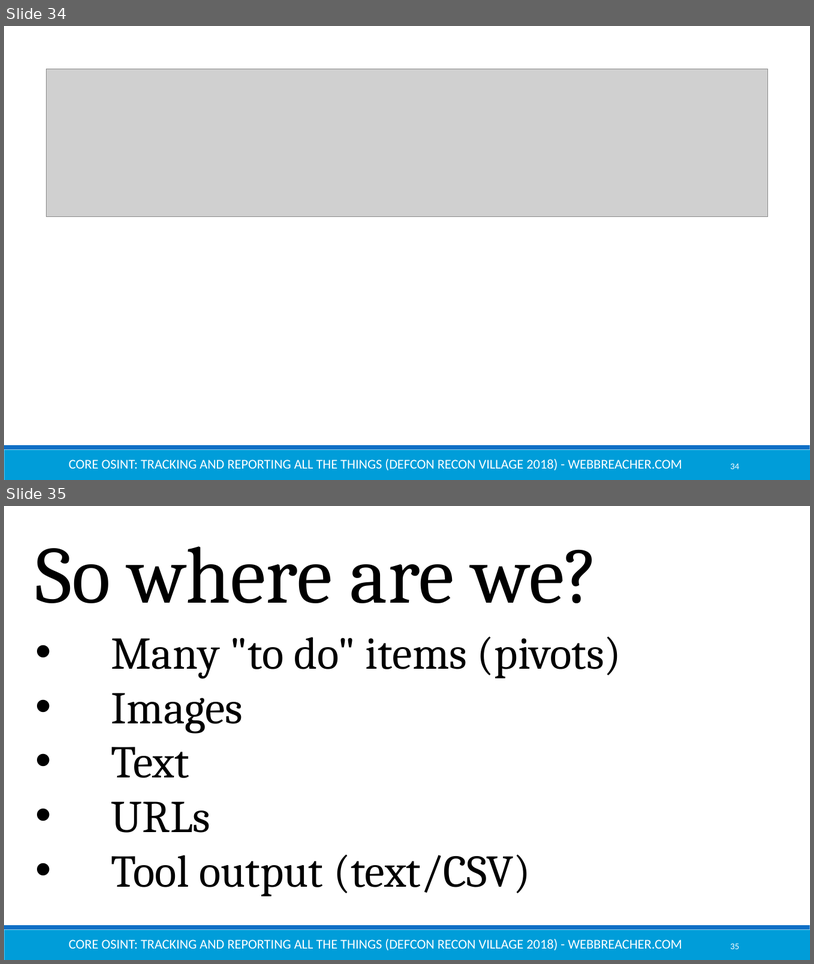
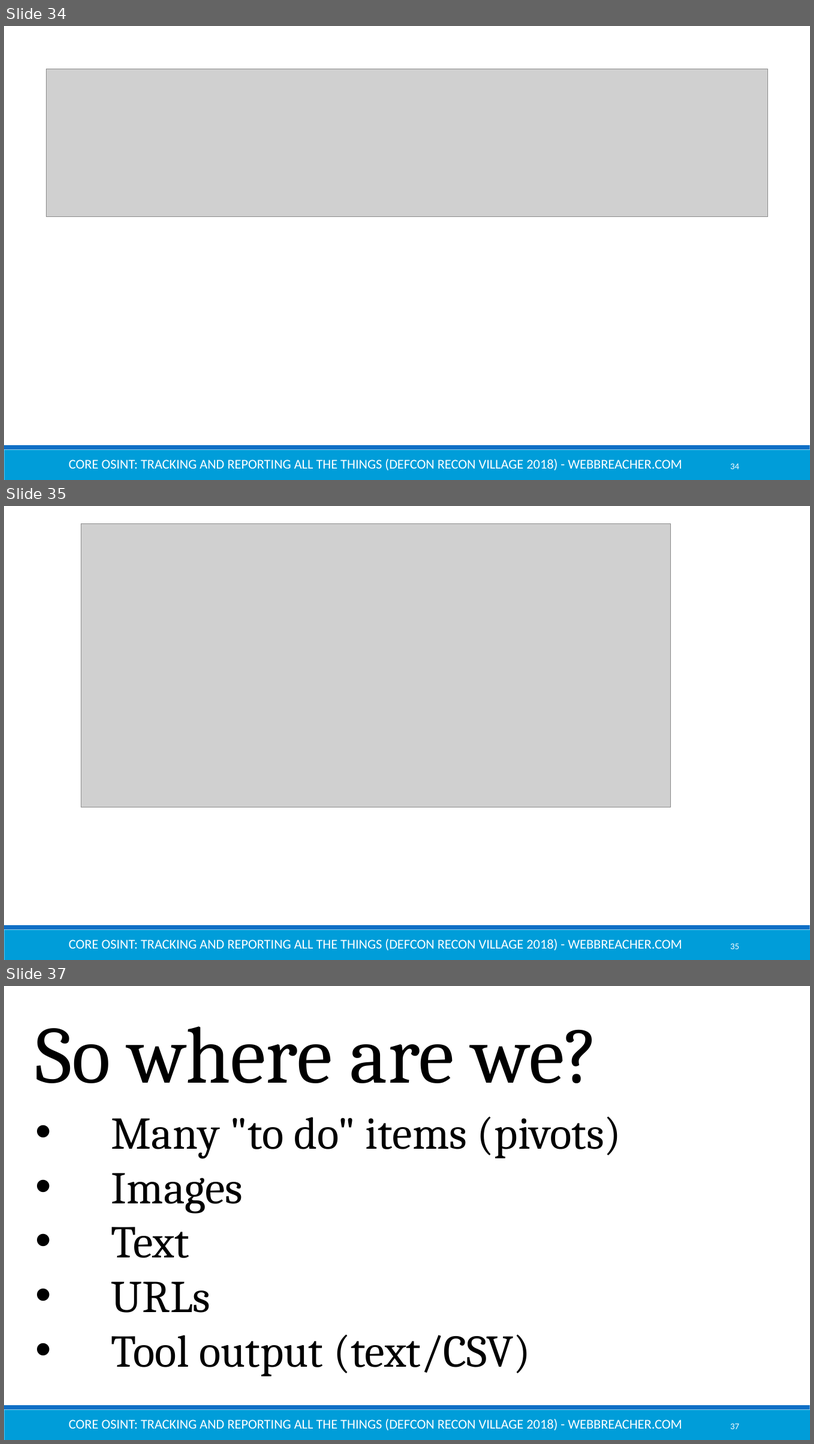
Before and after one commit to mgcfish/presentations-1, a slide deck: Defcon_ReconVillage_Core OSINT - Reporting All the Things_v1.pptx. Shown one above the other, each under a label of ours: slides 34 and 35 before the commit, slides 34, 35 and 37 after it; the slides between them are not shown. The pictures are 814x964 and 814x1444 pixels, drawn with LibreOffice and Linux fonts; fonts in the diff are those of the drawing; grey boxes stand for pictures. Boxes give left, top, right and bottom in pixels: in the first picture for what was removed or moved away, otherwise in the second. Text is boxed around its words. In the diff, an @@ line names an element or a change of style, - is before the commit and + after.

```diff
--- a/Defcon_ReconVillage_Core OSINT - Reporting All the Things_v1.pptx
+++ b/Defcon_ReconVillage_Core OSINT - Reporting All the Things_v1.pptx
@@ slide 35 added at box(4, 506, 810, 960), background #FFFFFF; not listed: 2 template elements that a slide beside it also shows @@
@@ picture added at box(81, 523, 671, 807) @@
@@ text added at box(69, 939, 682, 950), 16 pt, text #FFFFFF @@
+CORE OSINT: TRACKING AND REPORTING ALL THE THINGS (DEFCON RECON VILLAGE 2018) - WEBBREACHER.COM
@@ page number added at box(731, 943, 740, 949), 10.5 pt, text #FFFFFF @@
+35
@@ what was slide 35 is now slide 37 @@
@@ page number at box(731, 1423, 740, 1429): text changed @@
-35
+37
```
Also in this commit, not shown: 6 slides changed, 1 other slide added.
